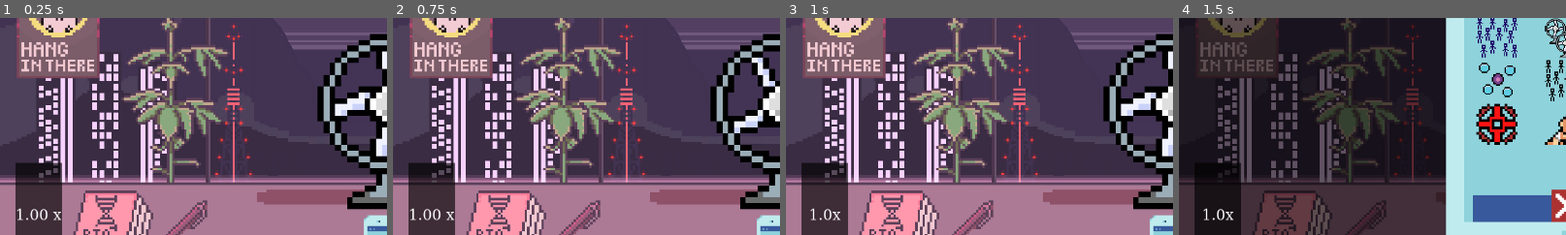
Above: before the commit, frames 1-4 (left to right).
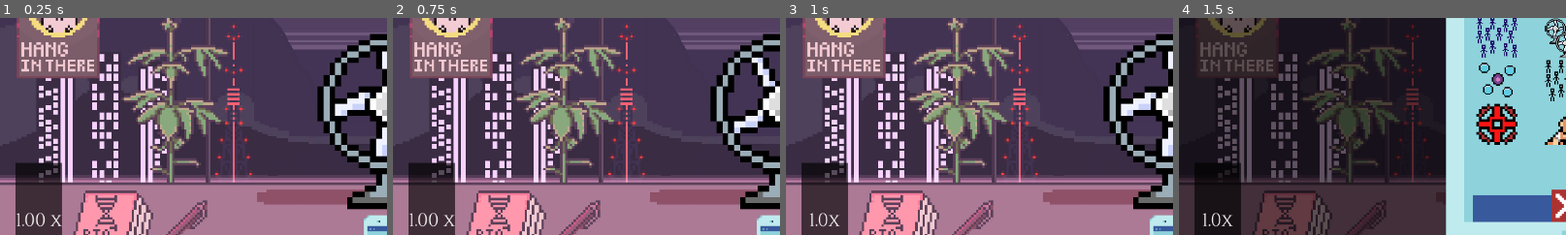
Above: after the commit, the same moments.

Repository: SeldonHh/Fan-of-the-World
Game: Godot game, scene res://Scenes/MainStuff/main.tscn
Two runs of this game, one before a commit and one after it. Both use one fixed random seed, a clock stepped at 60 frames per second and the inputs below.
Inputs (mouse positions are % of the whole screen's width and height, from its top left):
- Up to frame 1 (0.25 s): no input
- Up to frame 2 (0.75 s): click (50, 56) at 0.5 s
- Up to frame 3 (1 s): no input
- Up to frame 4 (1.5 s): click "Click for upgrades" at 1.25 s
The pictures show only the part of the screen within x 0-50%, y 33-83%; the shares and areas given below are measured in that part.

The runs differ from the first frame. In frame 1, 0.4% of the frame differs, in the area x 4-17%, y 87-96%; in frame 2, 0.4%; in frame 3, 0.3%; in frame 4, 0.3%.

Commit message:
export debug

Diff:
--- a/godot/Scenes/MainStuff/main.tscn
+++ b/godot/Scenes/MainStuff/main.tscn
@@ -7,6 +7,7 @@
 [ext_resource type="Script" uid="uid://dwhrx03b2c174" path="res://addons/AutoSizeText/ui/AutoSizeLabel.gd" id="4_tewny"]
 [ext_resource type="Script" uid="uid://w1su6brdgvtw" path="res://Scenes/MainStuff/motivationbar.gd" id="5_pkahu"]
 [ext_resource type="Texture2D" uid="uid://chfrf4a4w12c0" path="res://Assets/shiii/phone.png" id="6_h5xj3"]
+[ext_resource type="FontFile" uid="uid://d3wkprqtvh5au" path="res://Assets/shiii/Cinzel-Regular.otf" id="7_mhwg1"]
 [ext_resource type="Script" uid="uid://cs5yjjr82deyl" path="res://Scenes/MainStuff/phone.gd" id="7_o56tx"]
 [ext_resource type="PackedScene" uid="uid://cibonueyndxp2" path="res://Scenes/Upgrades/upgrade_menu.tscn" id="8_fappo"]
 
@@ -15,137 +16,6 @@
 
 [sub_resource type="StyleBoxFlat" id="StyleBoxFlat_o56tx"]
 bg_color = Color(0.5647147, 0.23894554, 0.80515677, 1)
-
-[sub_resource type="FontFile" id="FontFile_pkahu"]
-cache/0/variation_coordinates = {}
-cache/0/face_index = 0
-cache/0/embolden = 0.0
-cache/0/transform = Transform2D(1, 0, 0, 1, 0, 0)
-cache/0/spacing_top = 0
-cache/0/spacing_bottom = 0
-cache/0/spacing_space = 0
-cache/0/spacing_glyph = 0
-cache/0/baseline_offset = 0.0
-cache/0/16/0/ascent = 0.0
-cache/0/16/0/descent = 0.0
-cache/0/16/0/underline_position = 0.0
-cache/0/16/0/underline_thickness = 0.0
-cache/0/16/0/scale = 1.0
-cache/0/17/0/ascent = 0.0
-cache/0/17/0/descent = 0.0
-cache/0/17/0/underline_position = 0.0
-cache/0/17/0/underline_thickness = 0.0
-cache/0/17/0/scale = 1.0
-cache/0/38/0/ascent = 0.0
-cache/0/38/0/descent = 0.0
-cache/0/38/0/underline_position = 0.0
-cache/0/38/0/underline_thickness = 0.0
-cache/0/38/0/scale = 1.0
-cache/0/37/0/ascent = 0.0
-cache/0/37/0/descent = 0.0
-cache/0/37/0/underline_position = 0.0
-cache/0/37/0/underline_thickness = 0.0
-cache/0/37/0/scale = 1.0
-cache/0/36/0/ascent = 0.0
-cache/0/36/0/descent = 0.0
-cache/0/36/0/underline_position = 0.0
-cache/0/36/0/underline_thickness = 0.0
-cache/0/36/0/scale = 1.0
-cache/0/35/0/ascent = 0.0
-cache/0/35/0/descent = 0.0
-cache/0/35/0/underline_position = 0.0
-cache/0/35/0/underline_thickness = 0.0
-cache/0/35/0/scale = 1.0
-cache/0/34/0/ascent = 0.0
-cache/0/34/0/descent = 0.0
-cache/0/34/0/underline_position = 0.0
-cache/0/34/0/underline_thickness = 0.0
-cache/0/34/0/scale = 1.0
-cache/0/33/0/ascent = 0.0
-cache/0/33/0/descent = 0.0
-cache/0/33/0/underline_position = 0.0
-cache/0/33/0/underline_thickness = 0.0
-cache/0/33/0/scale = 1.0
-cache/0/32/0/ascent = 0.0
-cache/0/32/0/descent = 0.0
-cache/0/32/0/underline_position = 0.0
-cache/0/32/0/underline_thickness = 0.0
-cache/0/32/0/scale = 1.0
-cache/0/31/0/ascent = 0.0
-cache/0/31/0/descent = 0.0
-cache/0/31/0/underline_position = 0.0
-cache/0/31/0/underline_thickness = 0.0
-cache/0/31/0/scale = 1.0
-cache/0/30/0/ascent = 0.0
-cache/0/30/0/descent = 0.0
-cache/0/30/0/underline_position = 0.0
-cache/0/30/0/underline_thickness = 0.0
-cache/0/30/0/scale = 1.0
-cache/0/29/0/ascent = 0.0
-cache/0/29/0/descent = 0.0
-cache/0/29/0/underline_position = 0.0
-cache/0/29/0/underline_thickness = 0.0
-cache/0/29/0/scale = 1.0
-cache/0/28/0/ascent = 0.0
-cache/0/28/0/descent = 0.0
-cache/0/28/0/underline_position = 0.0
-cache/0/28/0/underline_thickness = 0.0
-cache/0/28/0/scale = 1.0
-cache/0/27/0/ascent = 0.0
-cache/0/27/0/descent = 0.0
-cache/0/27/0/underline_position = 0.0
-cache/0/27/0/underline_thickness = 0.0
-cache/0/27/0/scale = 1.0
-cache/0/26/0/ascent = 0.0
-cache/0/26/0/descent = 0.0
-cache/0/26/0/underline_position = 0.0
-cache/0/26/0/underline_thickness = 0.0
-cache/0/26/0/scale = 1.0
-cache/0/25/0/ascent = 0.0
-cache/0/25/0/descent = 0.0
-cache/0/25/0/underline_position = 0.0
-cache/0/25/0/underline_thickness = 0.0
-cache/0/25/0/scale = 1.0
-cache/0/24/0/ascent = 0.0
-cache/0/24/0/descent = 0.0
-cache/0/24/0/underline_position = 0.0
-cache/0/24/0/underline_thickness = 0.0
-cache/0/24/0/scale = 1.0
-cache/0/23/0/ascent = 0.0
-cache/0/23/0/descent = 0.0
-cache/0/23/0/underline_position = 0.0
-cache/0/23/0/underline_thickness = 0.0
-cache/0/23/0/scale = 1.0
-cache/0/22/0/ascent = 0.0
-cache/0/22/0/descent = 0.0
-cache/0/22/0/underline_position = 0.0
-cache/0/22/0/underline_thickness = 0.0
-cache/0/22/0/scale = 1.0
-cache/0/21/0/ascent = 0.0
-cache/0/21/0/descent = 0.0
-cache/0/21/0/underline_position = 0.0
-cache/0/21/0/underline_thickness = 0.0
-cache/0/21/0/scale = 1.0
-cache/0/20/0/ascent = 0.0
-cache/0/20/0/descent = 0.0
-cache/0/20/0/underline_position = 0.0
-cache/0/20/0/underline_thickness = 0.0
-cache/0/20/0/scale = 1.0
-cache/0/19/0/ascent = 0.0
-cache/0/19/0/descent = 0.0
-cache/0/19/0/underline_position = 0.0
-cache/0/19/0/underline_thickness = 0.0
-cache/0/19/0/scale = 1.0
-cache/0/18/0/ascent = 0.0
-cache/0/18/0/descent = 0.0
-cache/0/18/0/underline_position = 0.0
-cache/0/18/0/underline_thickness = 0.0
-cache/0/18/0/scale = 1.0
-cache/0/15/0/ascent = 0.0
-cache/0/15/0/descent = 0.0
-cache/0/15/0/underline_position = 0.0
-cache/0/15/0/underline_thickness = 0.0
-cache/0/15/0/scale = 1.0
 
 [node name="Main" type="Control" unique_id=796127526]
 layout_mode = 3
@@ -266,7 +136,7 @@
 offset_bottom = 0.0545578
 grow_horizontal = 2
 grow_vertical = 2
-theme_override_fonts/font = SubResource("FontFile_pkahu")
+theme_override_fonts/font = ExtResource("7_mhwg1")
 theme_override_font_sizes/font_size = 26
 text = "1.00 x"
 horizontal_alignment = 1
Binary file added: godot/Assets/shiii/Cinzel-Regular.otf
Not shown, added: godot/Assets/shiii/Cinzel-Regular.otf.import
Not shown, added: godot/export_presets.cfg
